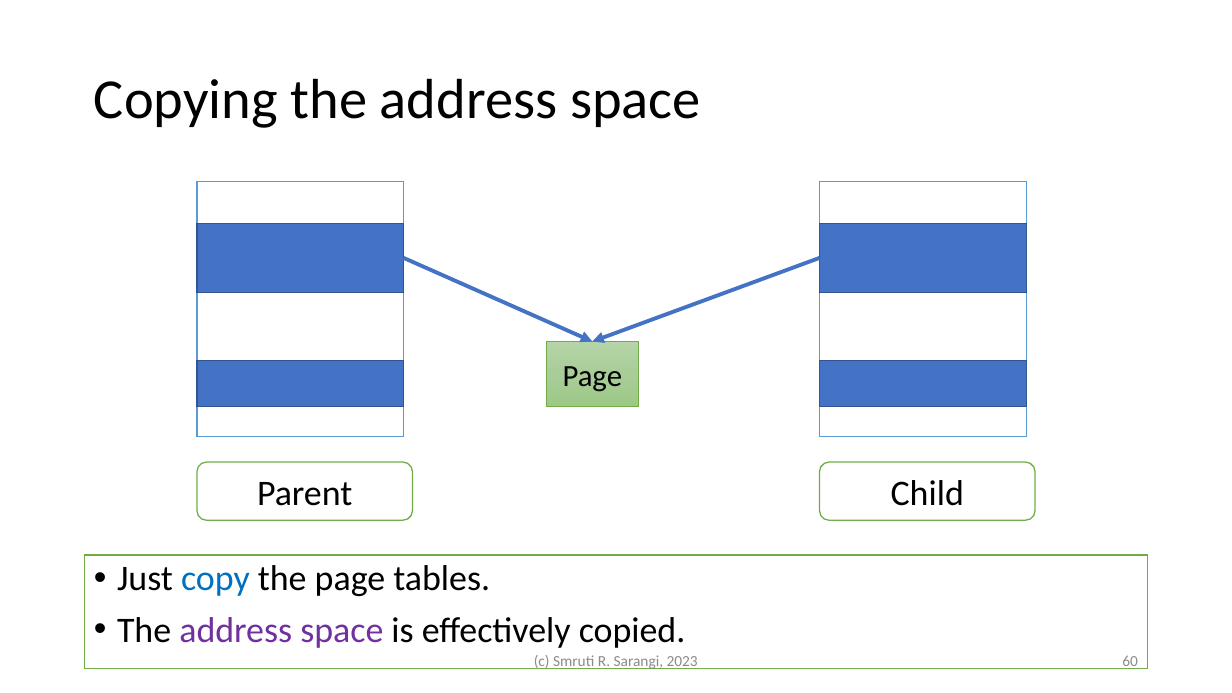
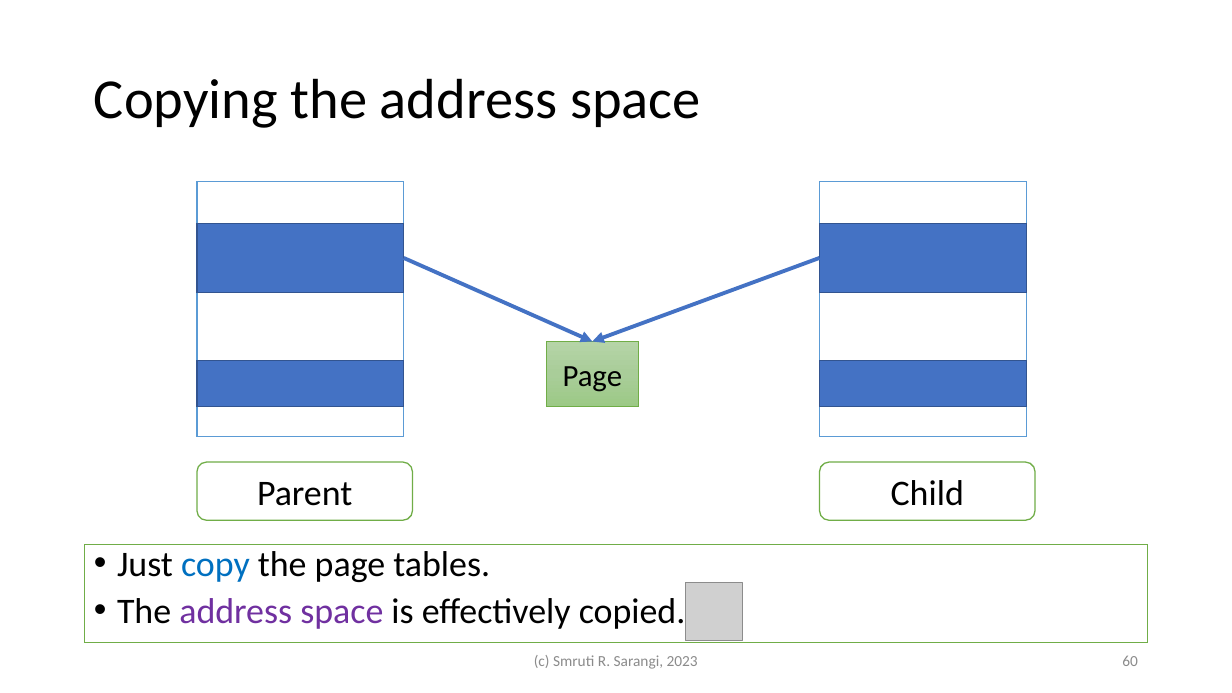
Before and after one commit to srsarangi/srsarangi.github.io, a slide deck: slide 60 of osbook/slides/3.processes.pptx. Drawn at 1232x693 pixels with LibreOffice and Linux fonts; fonts in the diff are those of the drawing; grey boxes stand for pictures. Boxes give left, top, right and bottom in pixels: in the first picture for what was removed or moved away, otherwise in the second. Text is boxed around its words. In the diff, an @@ line names an element or a change of style, - is before the commit and + after.

```diff
--- a/osbook/slides/3.processes.pptx
+++ b/osbook/slides/3.processes.pptx
@@ text "Just copy the page tables.": place and size @@
-text "Just copy the page tables." at [85, 555, 1148, 669]
+text "Just copy the page tables." at [85, 544, 1148, 642]
@@ text "Just copy the page tables." at [85, 544, 1148, 642]: line spacing 0.9 to 0.8 @@
@@ picture added at [686, 583, 743, 640] @@
```
Also in this commit, not shown: 7 other slides changed, 2 other files.
